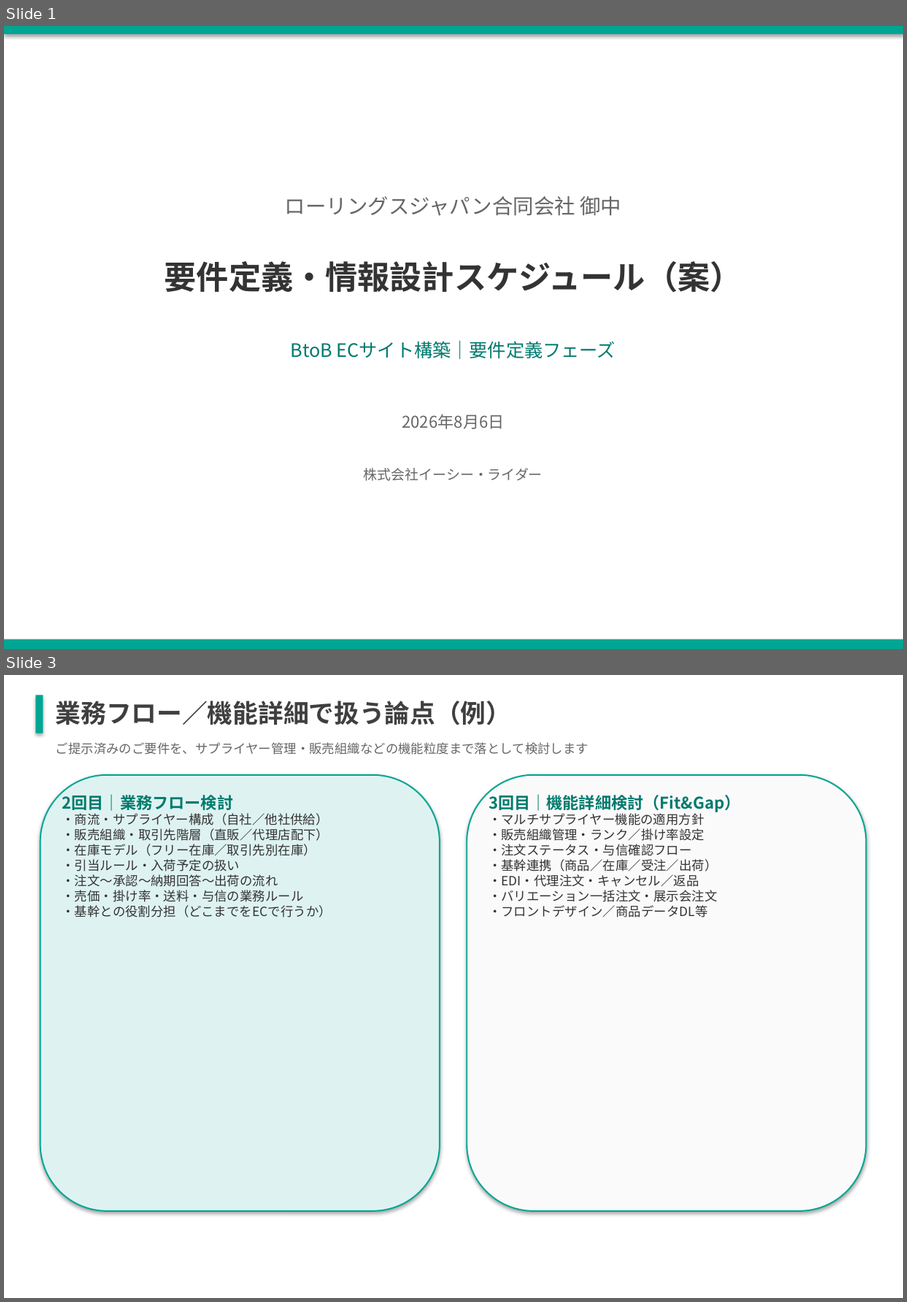
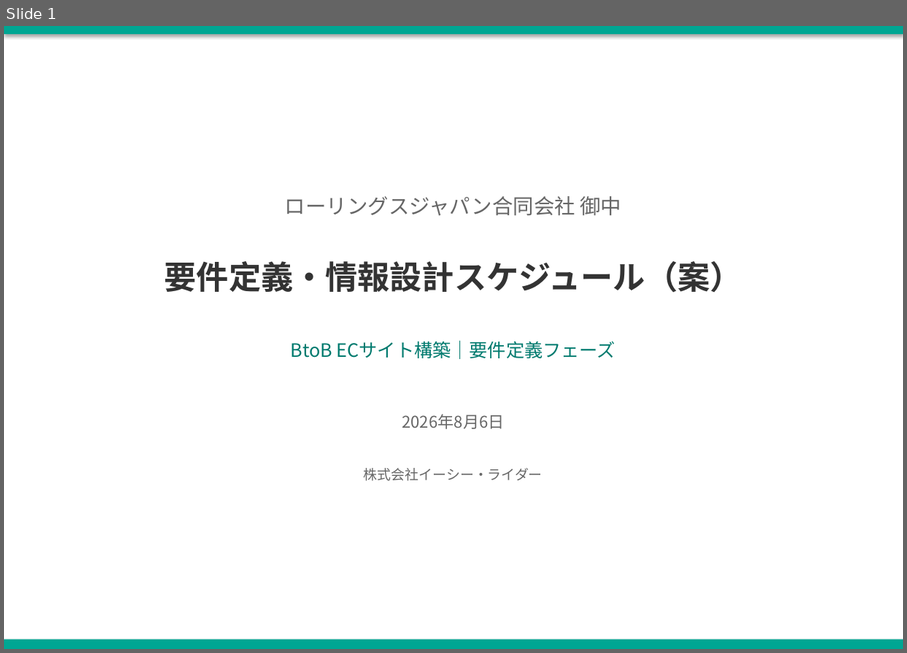
Before and after one commit to kozonoflight/git_tutorial, a slide deck: 要件定義WBS案_20260806.pptx. Shown one above the other, each under a label of ours: slides 1 and 3 before the commit, slide 1 after it; the slides between them are not shown. The pictures are 907x1302 and 907x653 pixels, drawn with LibreOffice and Linux fonts; fonts in the diff are those of the drawing. Boxes give left, top, right and bottom in pixels: in the first picture for what was removed or moved away, otherwise in the second. Text is boxed around its words. In the diff, an @@ line names an element or a change of style, - is before the commit and + after.

```diff
--- a/要件定義WBS案_20260806.pptx
+++ b/要件定義WBS案_20260806.pptx
@@ slide 3 removed at [4,675,903,1298], background #FFFFFF @@
@@ rectangle removed at [35,695,43,733] @@
@@ text removed at [56,701,511,725] @@
-業務フロー／機能詳細で扱う論点（例）
@@ text removed at [56,742,589,755] @@
-ご提示済みのご要件を、サプライヤー管理・販売組織などの機能粒度まで落として検討します
@@ rounded rectangle removed at [40,775,440,1211] @@
@@ rounded rectangle removed at [468,775,867,1211] @@
@@ text removed at [62,792,332,917] @@
-2回目｜業務フロー検討
-・商流・サプライヤー構成（自社／他社供給）
-・販売組織・取引先階層（直販／代理店配下）
-・在庫モデル（フリー在庫／取引先別在庫）
-・引当ルール・入荷予定の扱い
-・注文〜承認〜納期回答〜出荷の流れ
-・売価・掛け率・送料・与信の業務ルール
-・基幹との役割分担（どこまでをECで行うか）
@@ text removed at [489,792,741,917] @@
-3回目｜機能詳細検討（Fit&Gap）
-・マルチサプライヤー機能の適用方針
-・販売組織管理・ランク／掛け率設定
-・注文ステータス・与信確認フロー
-・基幹連携（商品／在庫／受注／出荷）
-・EDI・代理注文・キャンセル／返品
-・バリエーション一括注文・展示会注文
-・フロントデザイン／商品データDL等
```
Also in this commit, not shown: 3 slides changed, 2 slides added.
